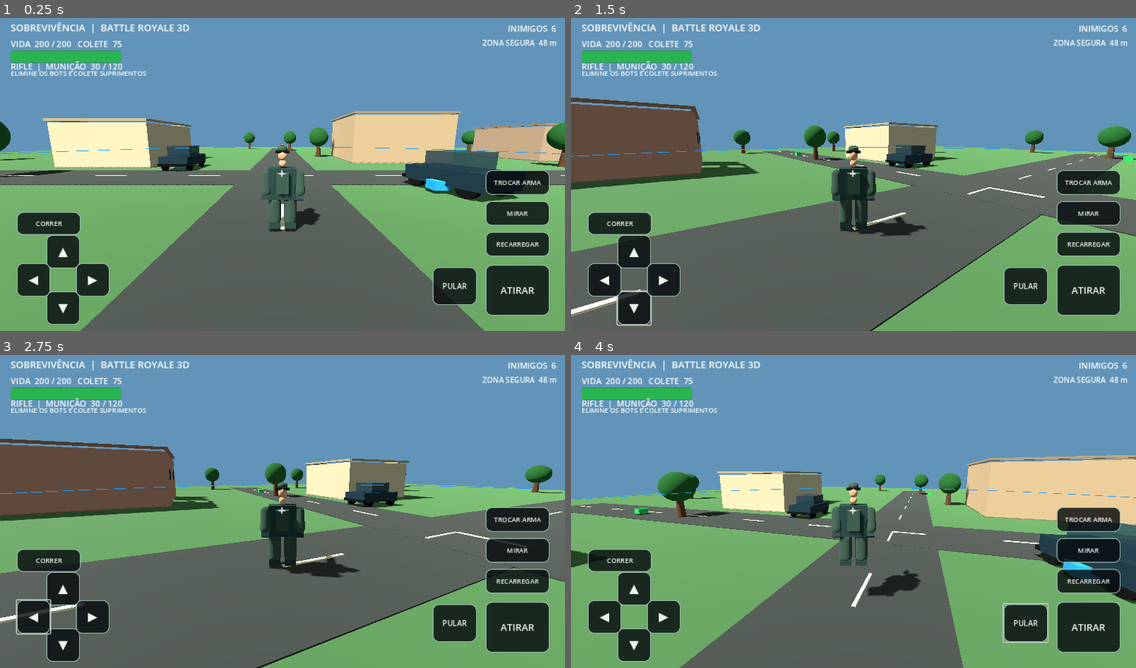
Above: before the commit, frames 1-4 (two rows, left to right).
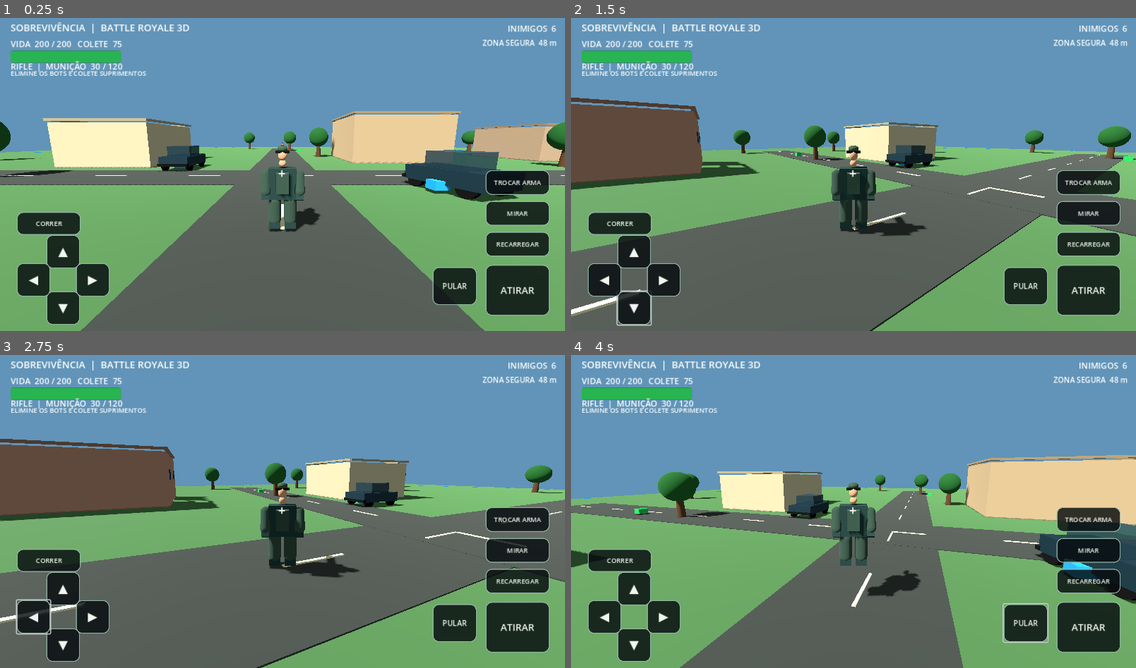
Above: after the commit, the same moments.

Repository: Pedra12/FreeFire2D
Game: Godot game, scene res://scenes/Main3D.tscn
Two runs of this game, one before a commit and one after it. Both use one fixed random seed, a clock stepped at 60 frames per second and the inputs below.
Inputs:
- Up to frame 1 (0.25 s): no input
- Up to frame 2 (1.5 s): click "▲" at 0.5 s; click "▼" at 1.25 s
- Up to frame 3 (2.75 s): click "◀" at 2 s
- Up to frame 4 (4 s): click "▶" at 2.75 s; click "PULAR" at 3.5 s

The runs differ from the first frame. In frame 1, 0.1% of the frame differs, in the area x 0-100%, y 41-44%; in frame 2, 0.1%, in the area x 0-100%, y 41-45%; in frame 3, 0.1%; in frame 4, 0.1%.

Commit message:
Use segmented box geometry for reliable safe zone rendering

Diff:
--- a/prototype3d/scripts/Main3D.gd
+++ b/prototype3d/scripts/Main3D.gd
@@ -13,7 +13,8 @@
 var enemies_label: Label
 var status_label: Label
 var zone_label: Label
-var zone_ring: MeshInstance3D
+var zone_ring: Node3D
+var zone_segments: Array[MeshInstance3D] = []
 var safe_zone_radius: float = 48.0
 var zone_elapsed: float = 0.0
 var zone_damage_elapsed: float = 0.0
@@ -80,26 +81,30 @@
 	add_child(sun)
 
 func _create_zone_ring() -> void:
-	zone_ring = MeshInstance3D.new()
+	zone_ring = Node3D.new()
 	zone_ring.name = "SafeZoneBoundary"
 	add_child(zone_ring)
+	var material := StandardMaterial3D.new()
+	material.shading_mode = BaseMaterial3D.SHADING_MODE_UNSHADED
+	material.albedo_color = Color(0.12, 0.62, 1.0, 0.9)
+	for i in range(64):
+		var segment := MeshInstance3D.new()
+		var mesh := BoxMesh.new()
+		mesh.size = Vector3(0.22, 0.08, 0.9)
+		segment.mesh = mesh
+		segment.material_override = material
+		zone_ring.add_child(segment)
+		zone_segments.append(segment)
 	_update_zone_ring()
 
 func _update_zone_ring() -> void:
 	if not is_instance_valid(zone_ring):
 		return
-	var ring := TorusMesh.new()
-	ring.inner_radius = maxf(0.1, safe_zone_radius - 0.08)
-	ring.outer_radius = safe_zone_radius
-	ring.rings = 64
-	ring.ring_segments = 8
-	zone_ring.mesh = ring
-	zone_ring.position.y = 0.08
-	var material := StandardMaterial3D.new()
-	material.shading_mode = BaseMaterial3D.SHADING_MODE_UNSHADED
-	material.albedo_color = Color(0.12, 0.62, 1.0, 0.9)
-	material.no_depth_test = true
-	zone_ring.material_override = material
+	for i in range(zone_segments.size()):
+		var angle := TAU * float(i) / float(zone_segments.size())
+		var segment := zone_segments[i]
+		segment.position = Vector3(cos(angle) * safe_zone_radius, 0.08, sin(angle) * safe_zone_radius)
+		segment.rotation.y = angle + PI * 0.5
 
 func _create_ground() -> void:
 	var ground := StaticBody3D.new()
